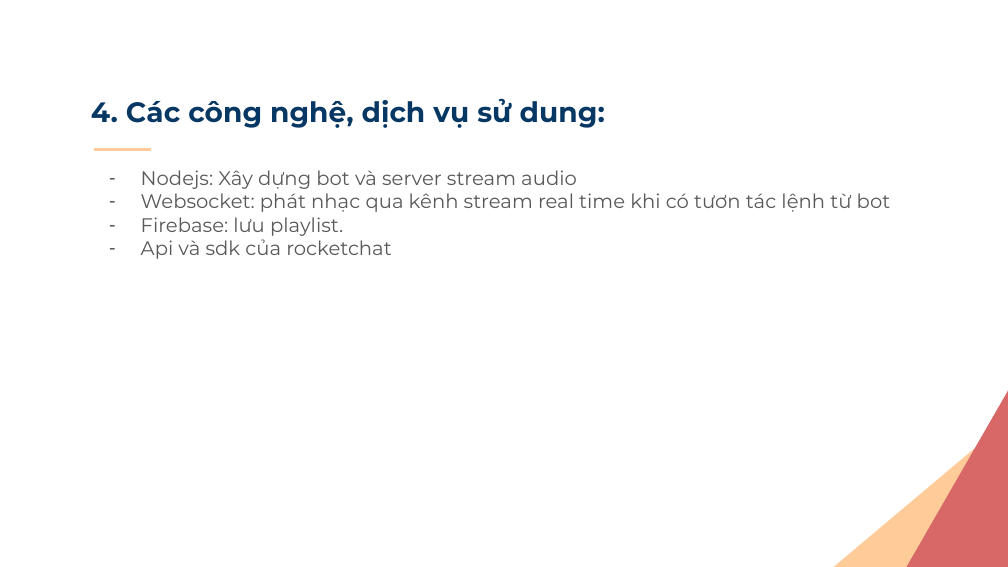
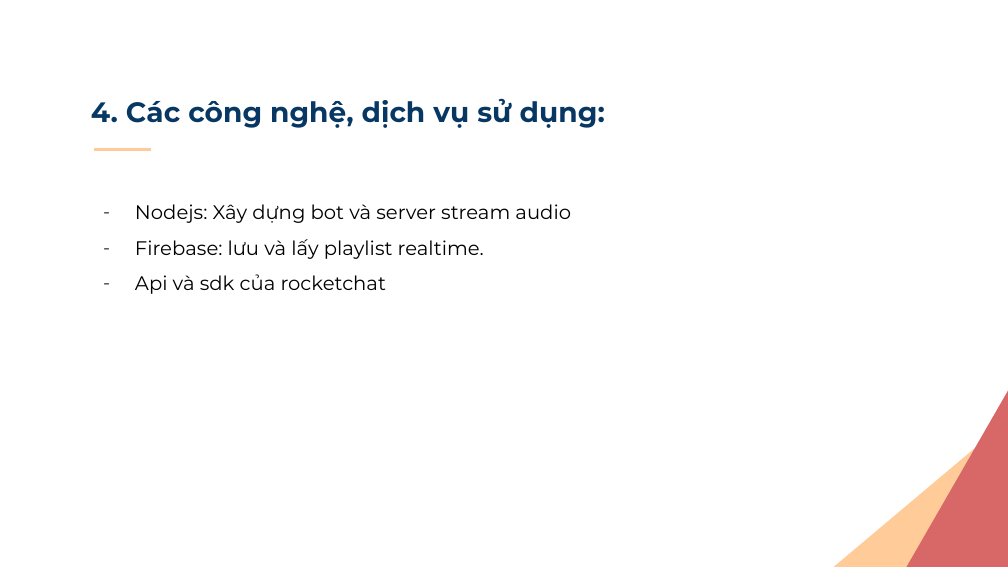
Before and after one commit to nccasia/codewar3, a slide deck: slide 4 of document/Code-war_Botordermusic.pptx. Drawn at 1008x567 pixels with LibreOffice and Linux fonts; fonts in the diff are those of the drawing. Boxes give left, top, right and bottom in pixels: in the first picture for what was removed or moved away, otherwise in the second. Text is boxed around its words. In the diff, an @@ line names an element or a change of style, - is before the commit and + after.

Commit message:
fix slide

```diff
--- a/document/Code-war_Botordermusic.pptx
+++ b/document/Code-war_Botordermusic.pptx
@@ title at bbox=[91, 98, 605, 128]: text changed @@
-4. Các công nghệ, dịch vụ sử dung:
+4. Các công nghệ, dịch vụ sử dụng:
@@ subtitle "Nodejs: Xây dựng bot và ...": place and size @@
-subtitle "Nodejs: Xây dựng bot và ..." at bbox=[141, 170, 891, 259]
+subtitle "Nodejs: Xây dựng bot và ..." at bbox=[135, 204, 571, 294]
@@ subtitle at bbox=[135, 204, 571, 294]: text colour #595959 to #000000 in "Nodejs: Xây dựng bot và server stream ...", "Api và sdk của rocketchat"; line spacing 1 to 1.5 @@
@@ subtitle at bbox=[135, 239, 484, 259]: text changed; text colour #595959 to #000000 @@
-– Websocket: phát nhạc qua kênh stream real time khi có tươn tác lệnh từ bot
-– Firebase: lưu playlist.
+– Firebase: lưu và lấy playlist realtime.
```
Also in this commit, not shown: 2 other slides changed.
